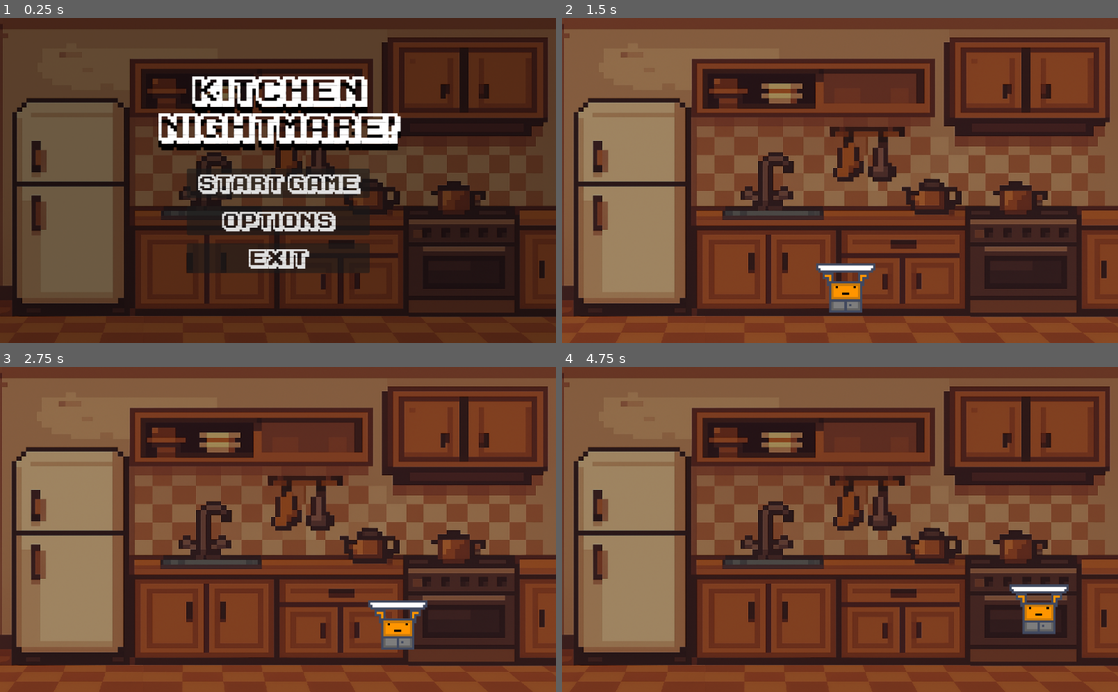
Above: before the commit, frames 1-4 (two rows, left to right).
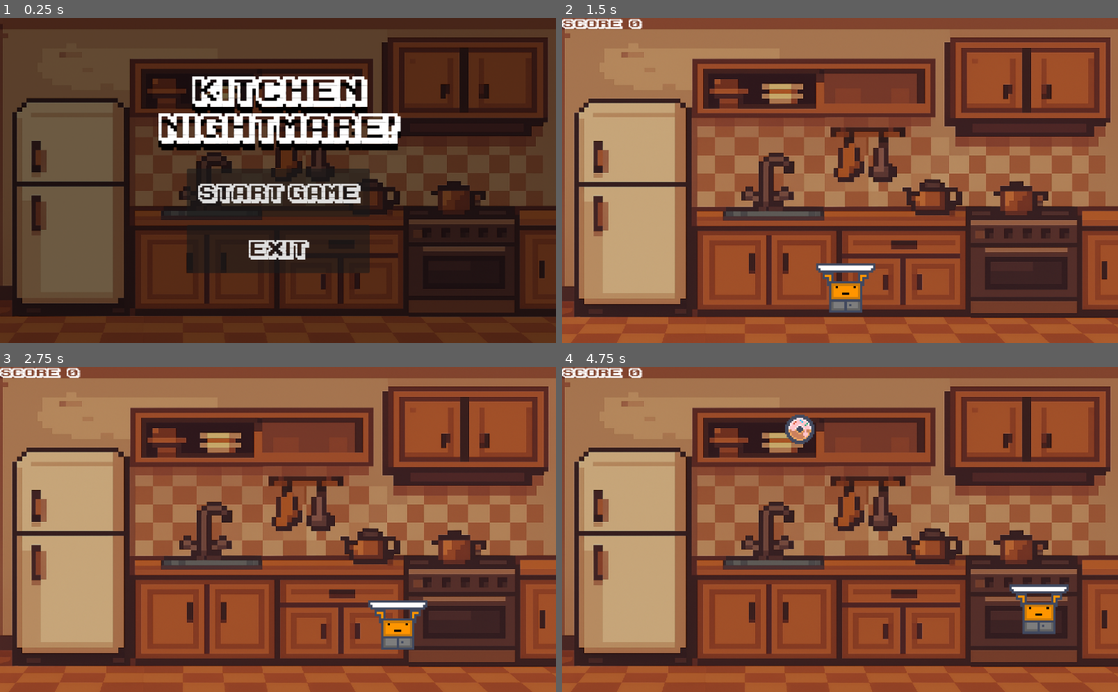
Above: after the commit, the same moments.

Repository: redamajlal/kitchen-nightmare
Game: Godot game, scene res://scenes/main-menu.tscn
Same seed, same stepped clock (60 frames per second), same inputs: the game is played once before the commit and once after it.
Inputs (mouse positions are in pixels of both pictures, inside the frame that each line leads up to):
- Up to frame 1 (0.25 s): no input
- Up to frame 2 (1.5 s): click (840, 219) at 0.5 s, where only the run before the commit has a clickable "Options"; click "Start Game" at 1.25 s
- Up to frame 3 (2.75 s): tap Enter (ui_accept) at 2, 2.27 s; hold Right (ui_right) from 2.03 s (still down)
- Up to frame 4 (4.75 s): tap Enter (ui_accept) at 3.02, 4.52 s; release Right (ui_right) at 3.53 s; hold Left (ui_left) 3.53-4.28 s; hold Right (ui_right) from 4.28 s (still down)

The runs differ from the first frame. In frame 1, 4.6% of the frame differs, in the area x 33-67%, y 48-78%; in frame 2, 72%; in frame 3, 72%; in frame 4, 72%, in the area x 0-100%, y 0-100%.

Commit message:
game is done!

Diff:
--- /dev/null
+++ b/food_item.gd
@@ -0,0 +1,79 @@
+extends RigidBody2D
+class_name FoodItem
+
+enum FoodType { BURGER, PIZZA, SUSHI, DONUT, EXPLOSIVE }
+
+@export var food_type: FoodType = FoodType.BURGER
+var point_value: int
+@onready var sprite = $Sprite2D
+@onready var area = $Area2D
+@export var bottom_limit: float = 500.0
+
+# Food data - points and textures
+var food_data = {
+	FoodType.BURGER: {"points": 20, "texture": preload("res://assets/kenney_pixel-platformer-food-expansion/Tiles/tile_0091.png")},
+	FoodType.PIZZA: {"points": 25, "texture": preload("res://assets/kenney_pixel-platformer-food-expansion/Tiles/tile_0106.png")},
+	FoodType.SUSHI: {"points": 30, "texture": preload("res://assets/kenney_pixel-platformer-food-expansion/Tiles/tile_0103.png")},
+	FoodType.DONUT: {"points": 15, "texture": preload("res://assets/kenney_pixel-platformer-food-expansion/Tiles/tile_0014.png")},
+	FoodType.EXPLOSIVE: {"points": -100, "texture": preload("res://assets/sprites/explosive.png")}
+}
+
+func _ready():
+	food_type = FoodType.values()[randi() % FoodType.size()]
+	setup_food()
+	area.body_entered.connect(_on_player_collision)
+
+func setup_food():
+	var data = food_data[food_type]
+	point_value = data.points
+	sprite.texture = data.texture
+
+	# Make all food the same size
+	sprite.scale = Vector2(3.0, 3.0)
+	print("Setup food: ", FoodType.keys()[food_type], " with ", point_value, " points")
+
+func _physics_process(_delta):
+	if position.y > bottom_limit:
+		var game = get_tree().get_first_node_in_group("game_manager")
+		if game and game.has_method("add_score"):
+			game.add_score(-point_value)  # subtract instead of add
+			show_points_popup(-point_value)  # show red negative points
+		queue_free()
+
+
+
+func _on_player_collision(body):
+	if body.name == "Player":
+		var game = get_tree().get_first_node_in_group("game_manager")
+		if game and game.has_method("add_score"):
+			game.add_score(point_value)
+			show_points_popup(point_value)  # Show points
+
+		queue_free()
+
+func show_points_popup(points):
+	var label = Label.new()
+
+	# Add "+" if positive, leave as is if negative
+	if points > 0:
+		label.text = "+" + str(points)
+	else:
+		label.text = str(points)
+
+	# Green for positive, red for negative
+	label.modulate = Color.GREEN if points > 0 else Color.RED
+
+	get_parent().add_child(label)
+	label.position = position + Vector2(0, -30)
+
+	var tween = create_tween()
+	tween.tween_property(label, "position", label.position + Vector2(0, -50), 1.0)
+	tween.tween_property(label, "modulate:a", 0.0, 1.0)
+
+	# Timer attached to label
+	var timer = Timer.new()
+	timer.wait_time = 1.0
+	timer.one_shot = true
+	label.add_child(timer)
+	timer.start()
+	timer.timeout.connect(func(): label.queue_free())
--- /dev/null
+++ b/game-manager.gd
@@ -0,0 +1,41 @@
+extends Node
+class_name GameManager
+
+signal score_changed(new_score)
+signal game_over_triggered
+
+@export var start_score: int = 0
+@export var score_label_path: NodePath  # drag your Label here in the Inspector
+
+var score: int
+var score_label: Label = null
+
+func _ready():
+	add_to_group("game_manager") # so FoodItem can find us
+	score = start_score
+	if score_label_path != NodePath():
+		score_label = get_node(score_label_path) as Label
+	_update_score_ui()
+
+func add_score(amount: int) -> void:
+	score += amount
+	_update_score_ui()
+
+	if score <= 0:
+		score = 0
+		game_over()
+
+
+func _update_score_ui() -> void:
+	emit_signal("score_changed", score)
+	if score_label:
+		score_label.text = str(score)
+
+func game_over() -> void:
+	print("GAME OVER TRIGGERED, score = ", score)
+	var menu_scene = preload("res://scenes/gameover_menu.tscn")
+	var menu = menu_scene.instantiate()
+	get_tree().current_scene.add_child(menu)
+	# Optional: freeze gameplay
+	get_tree().paused = true
+	menu.process_mode = Node.PROCESS_MODE_ALWAYS
--- /dev/null
+++ b/scenes/food_item.tscn
@@ -0,0 +1,20 @@
+[gd_scene load_steps=4 format=3 uid="uid://rvn5gg5c87bw"]
+
+[ext_resource type="Script" uid="uid://25n58pcjd63c" path="res://food_item.gd" id="1_i8flh"]
+
+[sub_resource type="RectangleShape2D" id="RectangleShape2D_i8flh"]
+
+[sub_resource type="RectangleShape2D" id="RectangleShape2D_r2jdt"]
+
+[node name="FoodItem" type="RigidBody2D"]
+script = ExtResource("1_i8flh")
+
+[node name="Sprite2D" type="Sprite2D" parent="."]
+
+[node name="CollisionShape2D" type="CollisionShape2D" parent="."]
+shape = SubResource("RectangleShape2D_i8flh")
+
+[node name="Area2D" type="Area2D" parent="."]
+
+[node name="CollisionShape2D" type="CollisionShape2D" parent="Area2D"]
+shape = SubResource("RectangleShape2D_r2jdt")
--- /dev/null
+++ b/scenes/game.gd
@@ -0,0 +1,83 @@
+extends Node2D
+
+var current_score: int = 0
+
+@onready var spawn_timer = $SpawnTimer
+@onready var score_label = $UI/ScoreLabel
+@onready var difficulty_timer = $DifficultyTimer
+
+# Food types with different point values
+var food_data = {
+	"BURGER": {"points": 20, "texture": preload("res://assets/kenney_pixel-platformer-food-expansion/Tiles/tile_0091.png")},
+	"PIZZA": {"points": 25, "texture": preload("res://assets/kenney_pixel-platformer-food-expansion/Tiles/tile_0106.png")},
+	"SUSHI": {"points": 30, "texture": preload("res://assets/kenney_pixel-platformer-food-expansion/Tiles/tile_0103.png")},
+	"DONUT": {"points": 15, "texture": preload("res://assets/kenney_pixel-platformer-food-expansion/Tiles/tile_0014.png")}
+}
+
+var food_scene = preload("res://scenes/food_item.tscn")
+var spawn_width = 1024  # Your screen width
+
+var base_gravity = 0.1
+var current_gravity = 0.1
+var gravity_increase = 0.1
+
+func _ready():
+	add_to_group("game_manager")
+
+	# Setup spawner
+	spawn_timer.timeout.connect(_spawn_food)
+	spawn_timer.wait_time = 1.5
+	spawn_timer.start()
+
+	# Setup difficulty timer (30 seconds)
+	difficulty_timer.timeout.connect(_increase_difficulty)
+	difficulty_timer.wait_time = 30.0
+	difficulty_timer.start()
+
+	# Initialize score
+	current_score = 0
+	update_score_display()
+
+func _spawn_food():
+	var food = food_scene.instantiate()
+
+	# Random food type
+	var food_types = ["BURGER", "PIZZA", "SUSHI", "DONUT"]
+	var random_type = food_types[randi() % food_types.size()]
+	var data = food_data[random_type]
+
+	# Set food properties
+	food.food_type = random_type
+	food.gravity_scale = current_gravity
+	food.point_value = data.points
+	# food.food_texture = data.texture
+
+	# Random spawn position (top of screen)
+	food.position.x = randi_range(50, spawn_width - 50)
+	food.position.y = -50
+
+	# Add to scene
+	add_child(food)
+
+func _increase_difficulty():
+		current_gravity += gravity_increase
+		print("Difficulty increased! New gravity: ", current_gravity)
+
+func add_score(points: int):
+	current_score += points
+	update_score_display()
+
+	if current_score <= 0:
+		game_over()
+
+func update_score_display():
+	print("Score: ", current_score)
+	if score_label:
+		score_label.text = "Score: " + str(current_score)
+
+func game_over():
+	print("Game Over! Final Score: ", current_score)
+	get_tree().change_scene_to_file("res://scenes/gameover_menu.tscn")
+
+func _on_score_changed(new_score):
+	score_label.text = "Score: " + str(new_score)
--- a/scenes/game.tscn
+++ b/scenes/game.tscn
@@ -1,11 +1,14 @@
-[gd_scene load_steps=7 format=3 uid="uid://ball5ccs73f6b"]
+[gd_scene load_steps=10 format=3 uid="uid://ball5ccs73f6b"]
 
+[ext_resource type="Script" uid="uid://bi2an5he00ciy" path="res://scenes/game.gd" id="1_lbhrr"]
 [ext_resource type="Texture2D" uid="uid://bcl0b217vecvo" path="res://assets/kitchenpixelart.png" id="1_lnu2h"]
 [ext_resource type="PackedScene" uid="uid://4dsx15dwmsvp" path="res://scenes/player.tscn" id="2_yqjtg"]
+[ext_resource type="FontFile" uid="uid://bfb3540f8jmre" path="res://assets/ka1.ttf" id="4_lbhrr"]
+[ext_resource type="AudioStream" uid="uid://boq3v54ucgbd1" path="res://assets/audio/pixel-bubbles-287284.mp3" id="5_iywne"]
 
-[sub_resource type="StyleBoxTexture" id="StyleBoxTexture_lbhrr"]
+[sub_resource type="StyleBoxTexture" id="StyleBoxTexture_yqjtg"]
 texture = ExtResource("1_lnu2h")
-modulate_color = Color(0.629675, 0.629675, 0.629675, 1)
+modulate_color = Color(0.787759, 0.787759, 0.787759, 1)
 
 [sub_resource type="WorldBoundaryShape2D" id="WorldBoundaryShape2D_yqjtg"]
 distance = -549.0
@@ -19,25 +22,25 @@
 distance = -1023.0
 
 [node name="Game" type="Node2D"]
+script = ExtResource("1_lbhrr")
 
-[node name="Panel" type="Panel" parent="."]
-anchors_preset = 8
-anchor_left = 0.5
-anchor_top = 0.5
-anchor_right = 0.5
-anchor_bottom = 0.5
-offset_left = -1.0
-offset_right = 1024.0
-offset_bottom = 600.0
+[node name="Control" type="Control" parent="."]
+layout_mode = 3
+anchors_preset = 0
+offset_right = 40.0
+offset_bottom = 40.0
+
+[node name="Panel" type="Panel" parent="Control"]
+layout_mode = 1
+anchors_preset = 15
+anchor_right = 1.0
+anchor_bottom = 1.0
 grow_horizontal = 2
 grow_vertical = 2
-size_flags_horizontal = 4
-size_flags_vertical = 4
-theme_override_styles/panel = SubResource("StyleBoxTexture_lbhrr")
-
-[node name="Camera2D" type="Camera2D" parent="."]
-position = Vector2(512, 300)
-scale = Vector2(6.1, 6.1)
+scale = Vector2(25.6264, 15.0455)
+size_flags_horizontal = 3
+size_flags_vertical = 3
+theme_override_styles/panel = SubResource("StyleBoxTexture_yqjtg")
 
 [node name="Player" parent="." instance=ExtResource("2_yqjtg")]
 position = Vector2(523, 557)
@@ -52,3 +55,19 @@
 
 [node name="CollisionShape2D_right" type="CollisionShape2D" parent="StaticBody2D"]
 shape = SubResource("WorldBoundaryShape2D_lbhrr")
+
+[node name="UI" type="CanvasLayer" parent="."]
+
+[node name="ScoreLabel" type="Label" parent="UI"]
+offset_right = 40.0
+offset_bottom = 23.0
+scale = Vector2(1.55664, 1.13038)
+theme_override_fonts/font = ExtResource("4_lbhrr")
+
+[node name="SpawnTimer" type="Timer" parent="."]
+
+[node name="DifficultyTimer" type="Timer" parent="."]
+
+[node name="AudioStreamPlayer2D" type="AudioStreamPlayer2D" parent="."]
+stream = ExtResource("5_iywne")
+autoplay = true
--- /dev/null
+++ b/scenes/gameover_menu.gd
@@ -0,0 +1,17 @@
+extends Control
+
+
+# Called when the node enters the scene tree for the first time.
+func _ready() -> void:
+	pass # Replace with function body.
+
+
+# Called every frame. 'delta' is the elapsed time since the previous frame.
+func _process(delta: float) -> void:
+	pass
+
+func _on_restart_pressed() -> void:
+	get_tree().change_scene_to_file("res://scenes/game.tscn")
+
+func _on_main_menu_pressed() -> void:
+	get_tree().change_scene_to_file("res://scenes/main-menu.tscn")
--- /dev/null
+++ b/scenes/gameover_menu.tscn
@@ -0,0 +1,78 @@
+[gd_scene load_steps=6 format=3 uid="uid://b8al44umiwh1j"]
+
+[ext_resource type="Script" uid="uid://c8jbi1hvfygok" path="res://scenes/gameover_menu.gd" id="1_a1lix"]
+[ext_resource type="FontFile" uid="uid://bfb3540f8jmre" path="res://assets/ka1.ttf" id="1_kkdcc"]
+[ext_resource type="AudioStream" uid="uid://braphfy7qm1ix" path="res://assets/audio/kl-peach-game-over-ii-135684.mp3" id="3_ufosd"]
+
+[sub_resource type="Theme" id="Theme_a1lix"]
+default_font = ExtResource("1_kkdcc")
+
+[sub_resource type="Theme" id="Theme_ufosd"]
+
+[node name="gameover_menu" type="Control"]
+layout_mode = 3
+anchors_preset = 15
+anchor_right = 1.0
+anchor_bottom = 1.0
+grow_horizontal = 2
+grow_vertical = 2
+script = ExtResource("1_a1lix")
+
+[node name="Panel" type="Panel" parent="."]
+layout_mode = 1
+anchors_preset = 15
+anchor_right = 1.0
+anchor_bottom = 1.0
+grow_horizontal = 2
+grow_vertical = 2
+
+[node name="Label" type="Label" parent="."]
+layout_mode = 1
+anchors_preset = 8
+anchor_left = 0.5
+anchor_top = 0.5
+anchor_right = 0.5
+anchor_bottom = 0.5
+offset_left = -254.0
+offset_top = -99.0
+offset_right = 254.0
+offset_bottom = -4.0
+grow_horizontal = 2
+grow_vertical = 2
+theme_override_fonts/font = ExtResource("1_kkdcc")
+theme_override_font_sizes/font_size = 66
+text = "Game Over!"
+horizontal_alignment = 1
+vertical_alignment = 1
+
+[node name="VBoxContainer" type="VBoxContainer" parent="."]
+layout_mode = 1
+anchors_preset = 8
+anchor_left = 0.5
+anchor_top = 0.5
+anchor_right = 0.5
+anchor_bottom = 0.5
+offset_left = -116.0
+offset_top = 28.0
+offset_right = 1.0
+offset_bottom = 86.0
+grow_horizontal = 2
+grow_vertical = 2
+scale = Vector2(1.97976, 1.94511)
+theme = SubResource("Theme_a1lix")
+
+[node name="Restart" type="Button" parent="VBoxContainer"]
+layout_mode = 2
+theme = SubResource("Theme_ufosd")
+text = "Restart"
+
+[node name="Main Menu" type="Button" parent="VBoxContainer"]
+layout_mode = 2
+text = "Main Menu"
+
+[node name="AudioStreamPlayer2D" type="AudioStreamPlayer2D" parent="."]
+stream = ExtResource("3_ufosd")
+autoplay = true
+
+[connection signal="pressed" from="VBoxContainer/Restart" to="." method="_on_restart_pressed"]
+[connection signal="pressed" from="VBoxContainer/Main Menu" to="." method="_on_main_menu_pressed"]
--- a/scenes/main-menu.tscn
+++ b/scenes/main-menu.tscn
@@ -1,8 +1,9 @@
-[gd_scene load_steps=6 format=3 uid="uid://dimqg11sv68ad"]
+[gd_scene load_steps=7 format=3 uid="uid://dimqg11sv68ad"]
 
 [ext_resource type="Script" uid="uid://bk76wuad4gcsr" path="res://scenes/main_menu.gd" id="1_hf3n6"]
 [ext_resource type="FontFile" uid="uid://bfb3540f8jmre" path="res://assets/ka1.ttf" id="1_rk22q"]
 [ext_resource type="Texture2D" uid="uid://bcl0b217vecvo" path="res://assets/kitchenpixelart.png" id="1_u4kki"]
+[ext_resource type="AudioStream" uid="uid://snvfnop2fen8" path="res://assets/audio/gaming-game-minecraft-background-music-387000.mp3" id="4_xg1py"]
 
 [sub_resource type="StyleBoxTexture" id="StyleBoxTexture_hf3n6"]
 texture = ExtResource("1_u4kki")
@@ -52,14 +53,6 @@
 theme_override_styles/normal_mirrored = SubResource("StyleBoxFlat_u4kki")
 text = "Start Game"
 
-[node name="Button2" type="Button" parent="VBoxContainer"]
-layout_mode = 2
-size_flags_vertical = 3
-theme_override_fonts/font = ExtResource("1_rk22q")
-theme_override_font_sizes/font_size = 37
-theme_override_styles/normal_mirrored = SubResource("StyleBoxFlat_u4kki")
-text = "Options"
-
 [node name="Button3" type="Button" parent="VBoxContainer"]
 layout_mode = 2
 size_flags_vertical = 3
@@ -91,6 +84,9 @@
 horizontal_alignment = 1
 vertical_alignment = 1
 
+[node name="AudioStreamPlayer2D" type="AudioStreamPlayer2D" parent="."]
+stream = ExtResource("4_xg1py")
+autoplay = true
+
 [connection signal="pressed" from="VBoxContainer/Button" to="." method="_on_start_pressed"]
-[connection signal="pressed" from="VBoxContainer/Button2" to="." method="_on_options_pressed"]
 [connection signal="pressed" from="VBoxContainer/Button3" to="." method="_on_exit_pressed"]
--- a/scenes/main_menu.gd
+++ b/scenes/main_menu.gd
@@ -7,7 +7,7 @@
 
 
 # Called every frame. 'delta' is the elapsed time since the previous frame.
-func _process(delta: float) -> void:
+func _process(_delta: float) -> void:
 	pass
 
 
--- a/scenes/player.tscn
+++ b/scenes/player.tscn
@@ -1,7 +1,7 @@
 [gd_scene load_steps=4 format=3 uid="uid://4dsx15dwmsvp"]
 
 [ext_resource type="Script" uid="uid://c6pislhr46qeo" path="res://scenes/player.gd" id="1_g2els"]
-[ext_resource type="Texture2D" uid="uid://bl4ojp8sfgyvv" path="res://assets/benjamin.png" id="2_qhqgy"]
+[ext_resource type="Texture2D" uid="uid://bl4ojp8sfgyvv" path="res://assets/sprites/benjamin.png" id="2_qhqgy"]
 
 [sub_resource type="RectangleShape2D" id="RectangleShape2D_dqkch"]
 size = Vector2(108, 82)
Binary file removed: assets/New Piskel(1).png
Not shown, removed: assets/New Piskel(1).png.import
Not shown, added: assets/audio/gaming-game-minecraft-background-music-387000.mp3.import
Not shown, added: assets/audio/kl-peach-game-over-ii-135684.mp3.import
Not shown, added: assets/audio/pixel-bubbles-287284.mp3.import
Not shown, removed: assets/benjamin.png.import
Not shown, added: assets/kenney_pixel-platformer-food-expansion/Construct 3/Readme.txt
Not shown, added: assets/kenney_pixel-platformer-food-expansion/License.txt
Binary file added: assets/kenney_pixel-platformer-food-expansion/Preview.png
Not shown, added: assets/kenney_pixel-platformer-food-expansion/Preview.png.import
Binary file added: assets/kenney_pixel-platformer-food-expansion/Sample.png
Not shown, added: assets/kenney_pixel-platformer-food-expansion/Sample.png.import
(and 247 more such lines)
